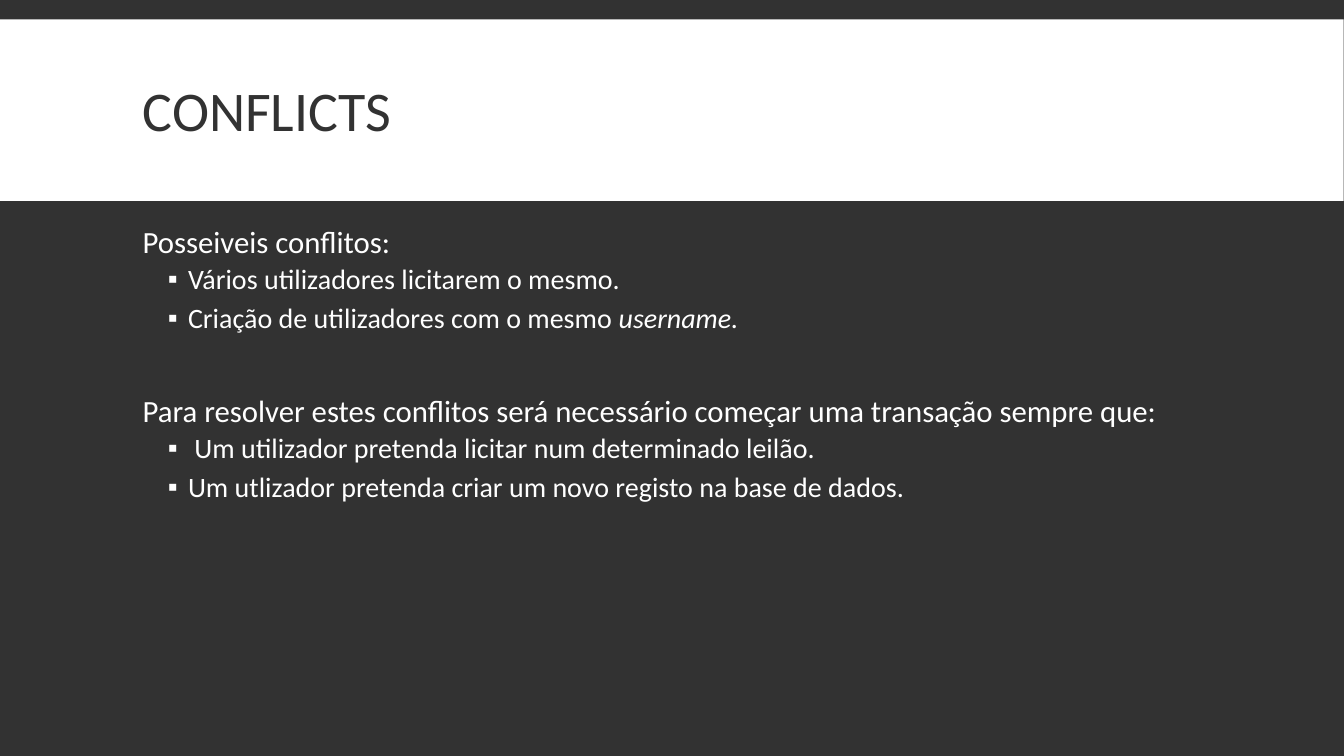
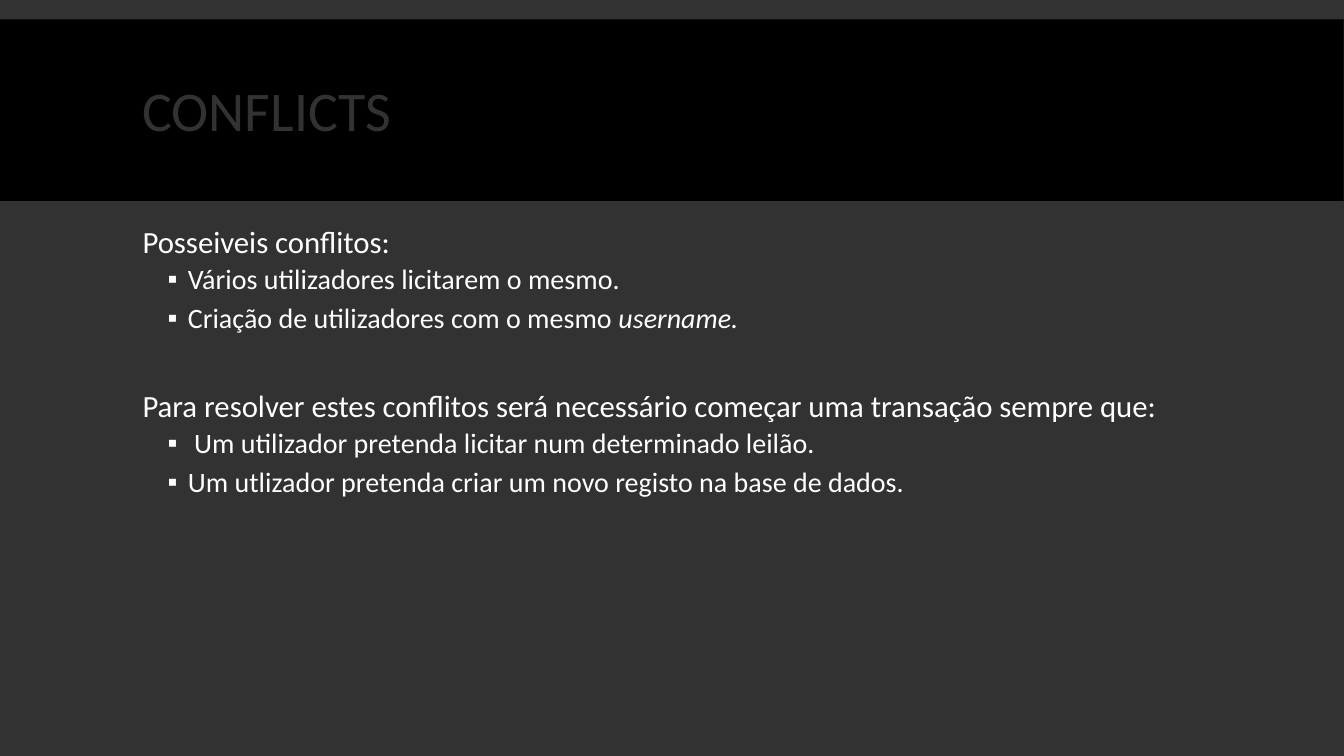
Before and after one commit to tomasbm07/Projeto-BD, a slide deck: slide 6 of Apresentação/Apresentação.pptx. Drawn at 1344x756 pixels with LibreOffice and Linux fonts; fonts in the diff are those of the drawing. Boxes give left, top, right and bottom in pixels: in the first picture for what was removed or moved away, otherwise in the second. Text is boxed around its words. In the diff, an @@ line names an element or a change of style, - is before the commit and + after.

```diff
--- a/Apresentação/Apresentação.pptx
+++ b/Apresentação/Apresentação.pptx
@@ rectangle at (x1=0, y1=19, x2=1344, y2=201): fill #FFFFFF to #000000 @@
@@ text "Posseiveis conflitos:" rewrapped from (x1=143, y1=232, x2=1156, y2=502) to (x1=143, y1=232, x2=1156, y2=497) @@
```
Also in this commit, not shown: 9 other slides changed, 3 other files.
